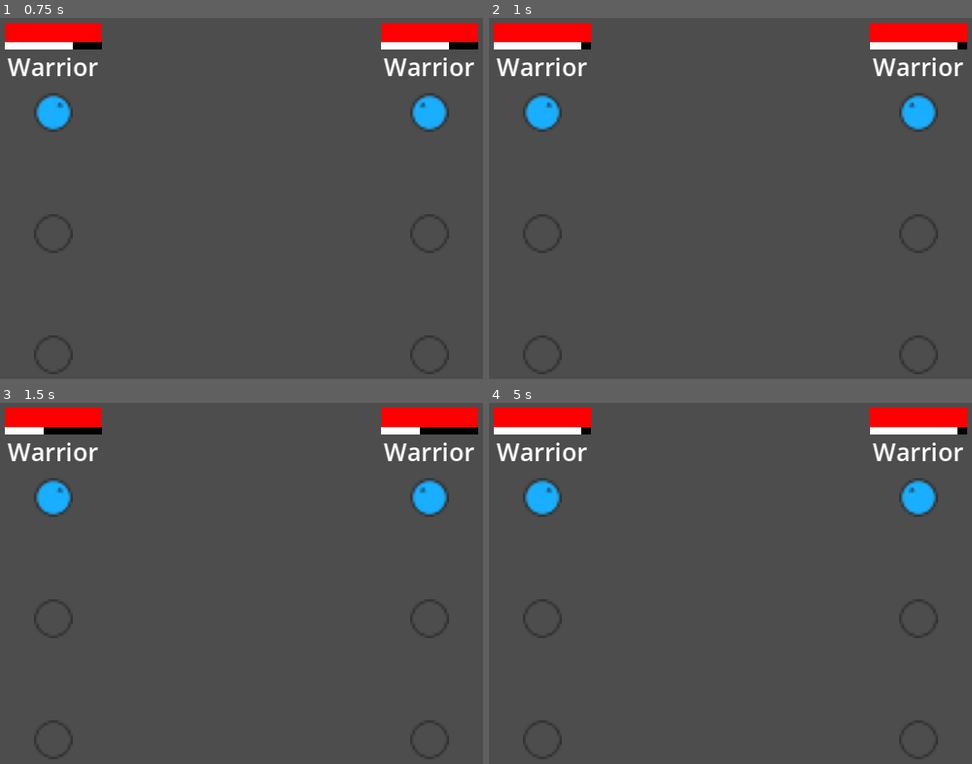
Above: before the commit, frames 1-4 (two rows, left to right).
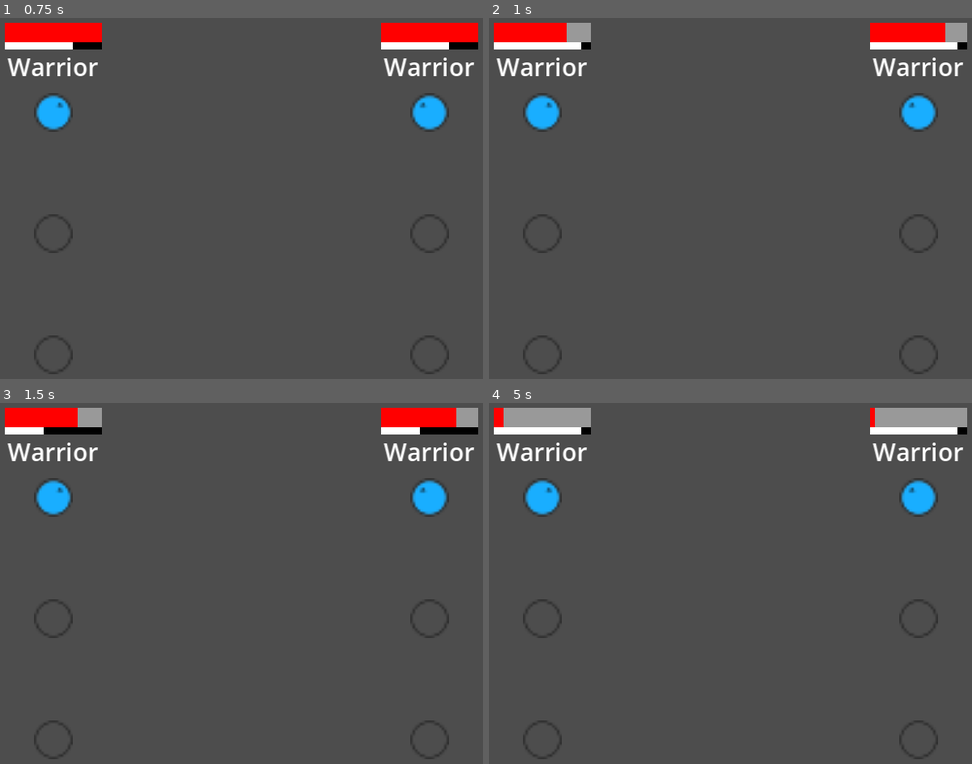
Above: after the commit, the same moments.

Repository: mathew-tran/simple-rpg
Game: Godot game, scene res://Levels/Main.tscn
Two runs of this game, one before a commit and one after it. Both use one fixed random seed, a clock stepped at 60 frames per second and the inputs below.
Inputs:
- Up to frame 1 (0.75 s): no input
- Up to frame 2 (1 s): no input
- Up to frame 3 (1.5 s): no input
- Up to frame 4 (5 s): no input

Frame 1 is identical in both runs. In frame 2, 0.5% of the frame differs, in the area x 16-99%, y 1-7%; in frame 3, 0.5%; in frame 4, 2.0%, in the area x 3-99%, y 1-7%.

Commit message:
add unit death

Diff:
--- /dev/null
+++ b/Prefabs/Skills/Slash.tscn
@@ -0,0 +1,9 @@
+[gd_scene load_steps=2 format=3 uid="uid://bktt8x2s4k3bv"]
+
+[ext_resource type="Script" path="res://Scripts/Abilities/AttackAbility.gd" id="1_wb5oy"]
+
+[node name="Slash" type="Node"]
+script = ExtResource("1_wb5oy")
+BaseDamage = 10
+DamageRange = 20
+Target = 3
--- a/Prefabs/Unit.tscn
+++ b/Prefabs/Unit.tscn
@@ -4,8 +4,8 @@
 [ext_resource type="Script" path="res://Scripts/Components/HealthComponent.gd" id="2_b3cma"]
 [ext_resource type="Texture2D" uid="uid://j44rbw61nmsj" path="res://Art/Classes/squire.svg" id="3_83xu8"]
 [ext_resource type="Script" path="res://Scripts/Components/StatComponent.gd" id="3_kiswt"]
-[ext_resource type="Script" path="res://Scripts/Abilities/BaseAbility.gd" id="5_ep5kl"]
 [ext_resource type="Script" path="res://Scripts/Components/AbilitiesComponent.gd" id="5_gld07"]
+[ext_resource type="PackedScene" uid="uid://bktt8x2s4k3bv" path="res://Prefabs/Skills/Slash.tscn" id="6_t8ye8"]
 
 [sub_resource type="StyleBoxFlat" id="StyleBoxFlat_o1cwi"]
 bg_color = Color(0, 0, 0, 1)
@@ -35,8 +35,7 @@
 [node name="Abilities" type="Node" parent="."]
 script = ExtResource("5_gld07")
 
-[node name="Abil" type="Node" parent="Abilities"]
-script = ExtResource("5_ep5kl")
+[node name="Slash" parent="Abilities" instance=ExtResource("6_t8ye8")]
 
 [node name="Control" type="Control" parent="."]
 layout_mode = 3
--- a/Scripts/Abilities/AttackAbility.gd
+++ b/Scripts/Abilities/AttackAbility.gd
@@ -1,3 +1,14 @@
 extends BaseAbility
 
+@export var BaseDamage = 2
+@export var DamageRange = 5
+var Damage = 0
+
+func CalculateDamage():
+	Damage = BaseDamage + randi_range(0, DamageRange)
+
 func DoAbility():
+	CalculateDamage()
+	DetermineTarget()
+	if is_instance_valid(TargetUnit):
+		TargetUnit.TakeDamage(Damage)
--- a/Scripts/Abilities/BaseAbility.gd
+++ b/Scripts/Abilities/BaseAbility.gd
@@ -18,9 +18,9 @@
 @export var Type : TYPE
 @export var Target : TARGET
 @export var Description = "Describe ability"
-var TargetUnit
 
-var OwningUnit
+var TargetUnit : Unit
+var OwningUnit : Unit
 
 func _ready():
 	OwningUnit = get_parent().get_parent()
@@ -28,6 +28,8 @@
 func DetermineTarget():
 	if Target == TARGET.SELF:
 		TargetUnit = OwningUnit
+	if Target == TARGET.SINGLE_ENEMY:
+		TargetUnit = Helper.GetRandomEnemy(OwningUnit.TeamType)
 
 func DoAbility():
 	DetermineTarget()
--- /dev/null
+++ b/Scripts/AutoLoad/Helper.gd
@@ -0,0 +1,14 @@
+extends Node
+
+
+func GetRandomEnemy(team):
+	var units = []
+	if team == DEFS.TEAM_TYPE.ENEMY:
+		units = get_tree().get_nodes_in_group("player_team")
+	else:
+		units = get_tree().get_nodes_in_group("enemy_team")
+
+	if units:
+		return units.pick_random()
+	else:
+		return null
--- a/Scripts/Unit.gd
+++ b/Scripts/Unit.gd
@@ -25,13 +25,26 @@
 	AbilityTimer.connect("timeout", Callable(self, "OnAbilityTimerTimeout"))
 	add_child(AbilityTimer)
 
+func TakeDamage(amount):
+	HealthComponent.TakeDamage(amount)
+
 func Setup(teamType):
 	TeamType = teamType
 	if TeamType == DEFS.TEAM_TYPE.ENEMY:
 		$Sprite2D.flip_h = true
+		add_to_group("enemy_team")
+	else:
+		add_to_group("player_team")
 	HealthBar.max_value = HealthComponent.GetMaxHealth()
 	HealthBar.value = HealthComponent.GetHealth()
-	HealthBar.connect("DamageTaken", Callable(self, "OnDamageTaken"))
+	HealthComponent.connect("DamageTaken", Callable(self, "OnDamageTaken"))
+	HealthComponent.connect("Death", Callable(self, "OnDeath"))
+
+func OnDeath():
+	if TeamType == DEFS.TEAM_TYPE.ENEMY:
+		queue_free()
+	else:
+		AbilityTimer.stop()
 
 func OnDamageTaken():
 	HealthBar.value = HealthComponent.GetHealth()
--- a/project.godot
+++ b/project.godot
@@ -18,6 +18,7 @@
 [autoload]
 
 Definitions="*res://Scripts/AutoLoad/Definitions.gd"
+Helper="*res://Scripts/AutoLoad/Helper.gd"
 
 [display]
 
